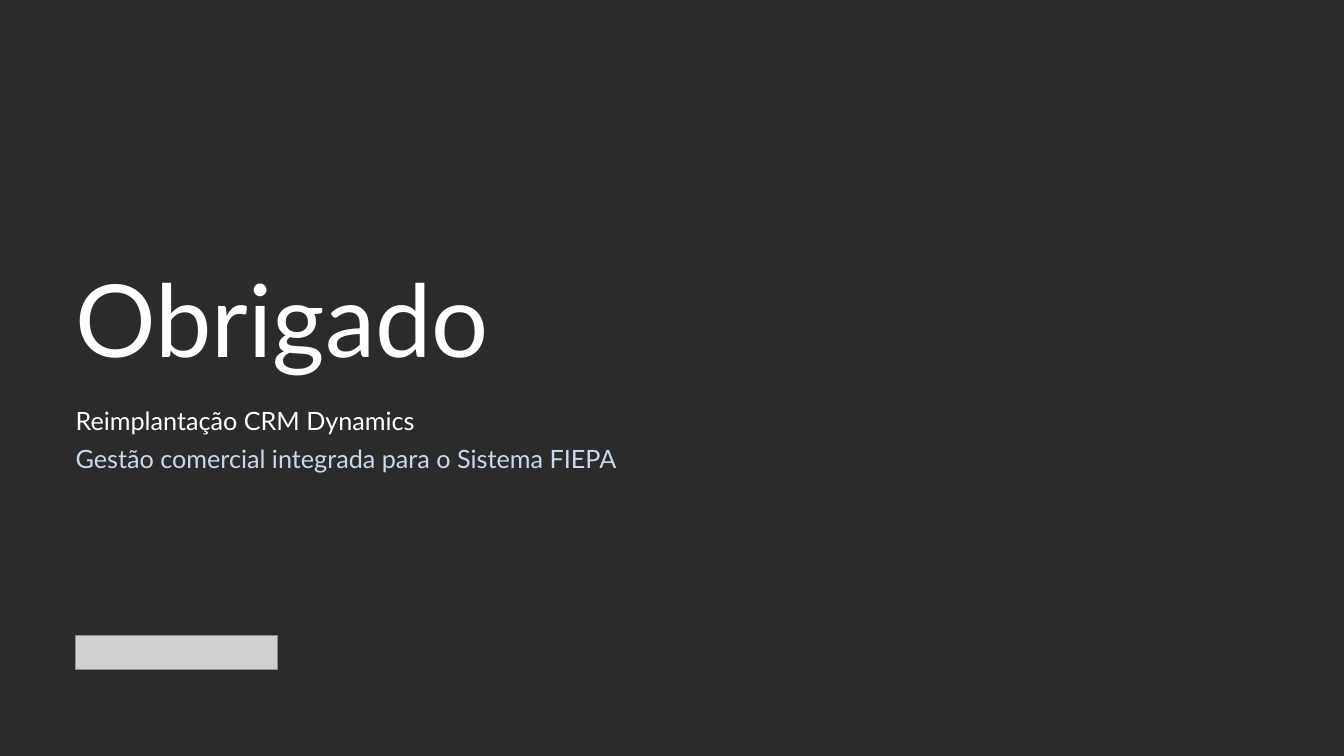
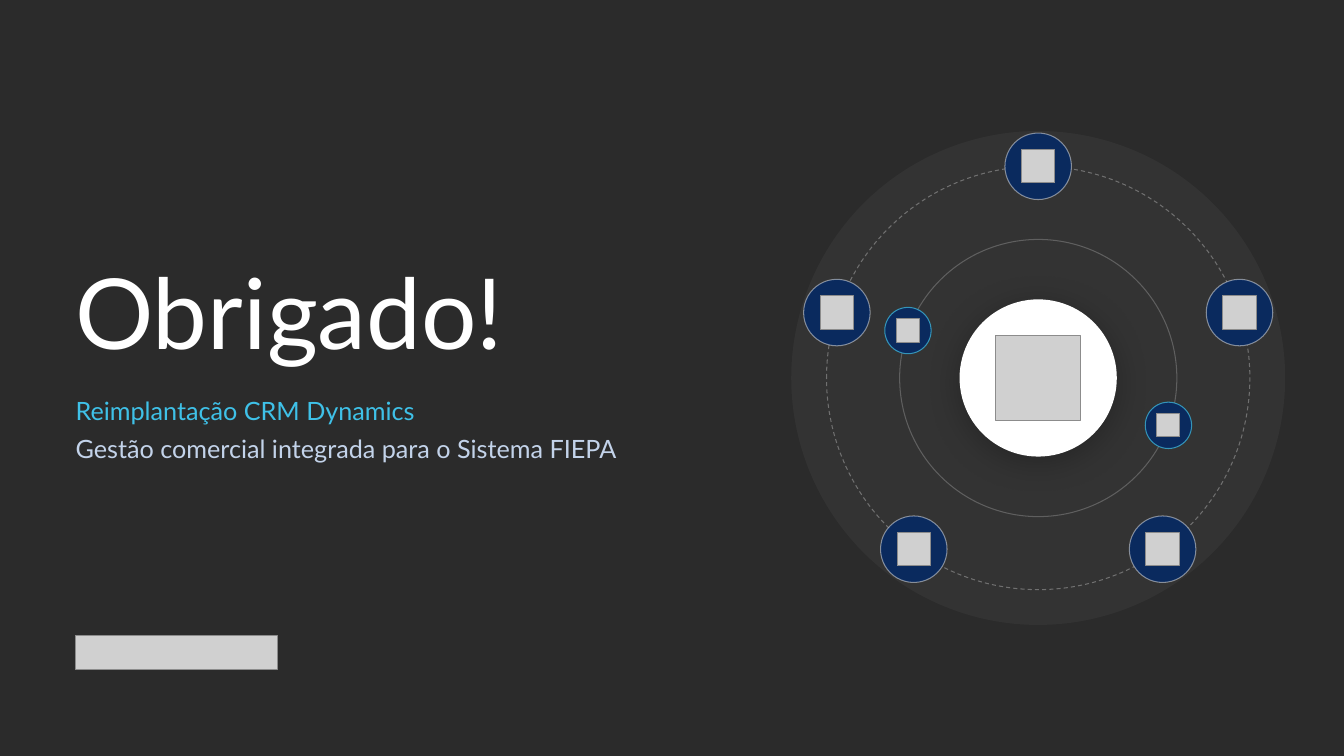
Before and after one commit to lucasmaiaws13-eng/for-desktop, a slide deck: slide 10 of apresentacao-crm-fiepa/Reimplantacao_CRM_Dynamics_FIEPA.pptx. Drawn at 1344x756 pixels with LibreOffice and Linux fonts; fonts in the diff are those of the drawing; grey boxes stand for pictures; background and template pictures are left out; a plain dark background stands for a picture behind light text. Boxes give left, top, right and bottom in pixels: in the first picture for what was removed or moved away, otherwise in the second. Text is boxed around its words. In the diff, an @@ line names an element or a change of style, - is before the commit and + after.

```diff
--- a/apresentacao-crm-fiepa/Reimplantacao_CRM_Dynamics_FIEPA.pptx
+++ b/apresentacao-crm-fiepa/Reimplantacao_CRM_Dynamics_FIEPA.pptx
@@ ellipse added at bbox=[791, 131, 1286, 625], fill #FFFFFF at 4% opacity @@
@@ ellipse added at bbox=[1005, 133, 1072, 200], fill #0A2A5E, outline #FFFFFF 0.75 pt @@
@@ ellipse added at bbox=[827, 166, 1250, 590], outline #FFFFFF 0.75 pt dashed @@
@@ picture added at bbox=[1021, 150, 1055, 184] @@
@@ ellipse added at bbox=[900, 240, 1178, 517], outline #FFFFFF 0.75 pt @@
@@ text at bbox=[76, 277, 504, 367]: text changed; size 72 to 70 pt @@
-Obrigado
+Obrigado!
@@ ellipse added at bbox=[804, 279, 870, 346], fill #0A2A5E, outline #FFFFFF 0.75 pt @@
@@ picture added at bbox=[821, 296, 854, 330] @@
@@ ellipse added at bbox=[960, 299, 1117, 457], fill #FFFFFF @@
@@ ellipse added at bbox=[1207, 279, 1273, 346], fill #0A2A5E, outline #FFFFFF 0.75 pt @@
@@ picture added at bbox=[1223, 296, 1256, 330] @@
@@ ellipse added at bbox=[885, 308, 932, 354], fill #0A2A5E, outline #3FC1E8 0.75 pt @@
@@ picture added at bbox=[896, 319, 920, 342] @@
@@ picture added at bbox=[996, 336, 1081, 420] @@
@@ text "Reimplantação CRM Dynamics": place and size @@
-text "Reimplantação CRM Dynamics" at bbox=[76, 411, 617, 473]
+text "Reimplantação CRM Dynamics" at bbox=[76, 401, 617, 463]
@@ text "Reimplantação CRM Dynamics" at bbox=[76, 401, 617, 463]: text colour #FFFFFF to #3FC1E8 in "Reimplantação CRM Dynamics"; text colour #C9D8EE to #C3D3EA in "Gestão comercial integrada para o Sistema FIEPA" @@
@@ ellipse added at bbox=[1145, 402, 1192, 449], fill #0A2A5E, outline #3FC1E8 0.75 pt @@
@@ picture added at bbox=[1157, 414, 1181, 438] @@
@@ ellipse added at bbox=[881, 516, 948, 583], fill #0A2A5E, outline #FFFFFF 0.75 pt @@
@@ picture added at bbox=[897, 532, 931, 566] @@
@@ ellipse added at bbox=[1129, 516, 1196, 583], fill #0A2A5E, outline #FFFFFF 0.75 pt @@
@@ picture added at bbox=[1146, 532, 1180, 566] @@
```
Also in this commit, not shown: 9 other slides changed, 3 other files.
